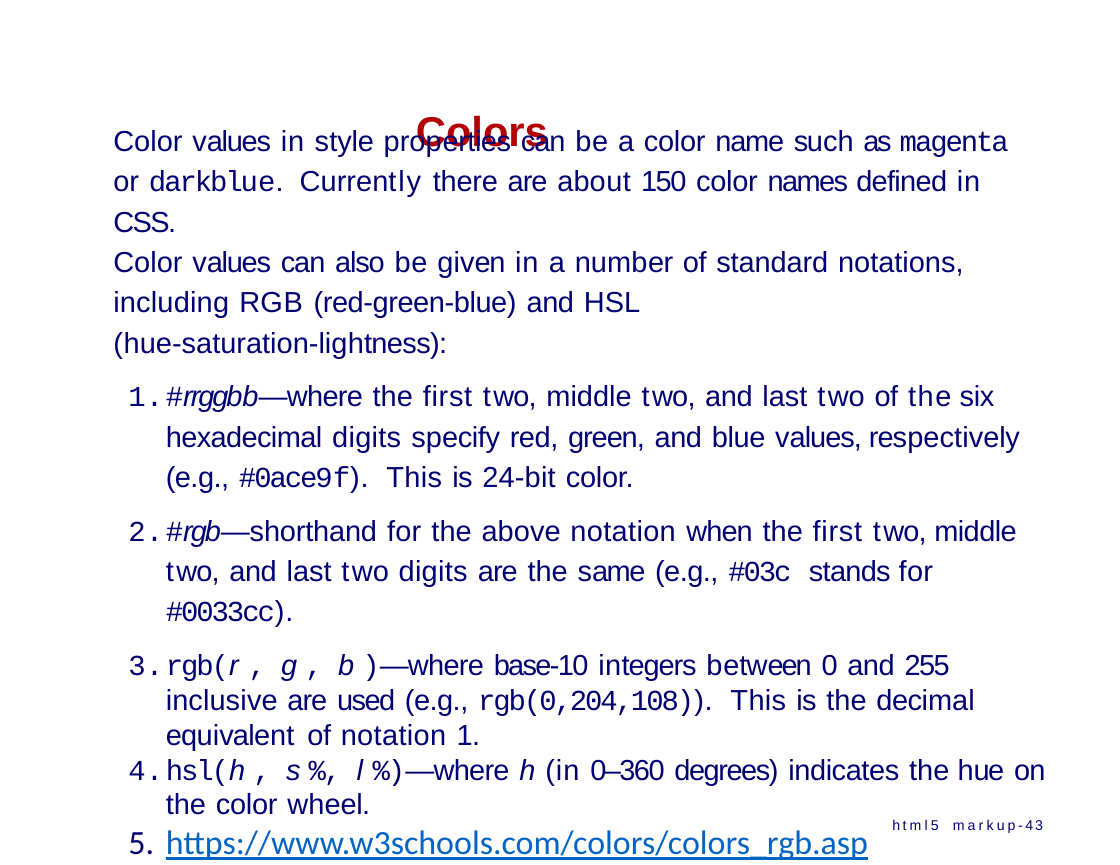
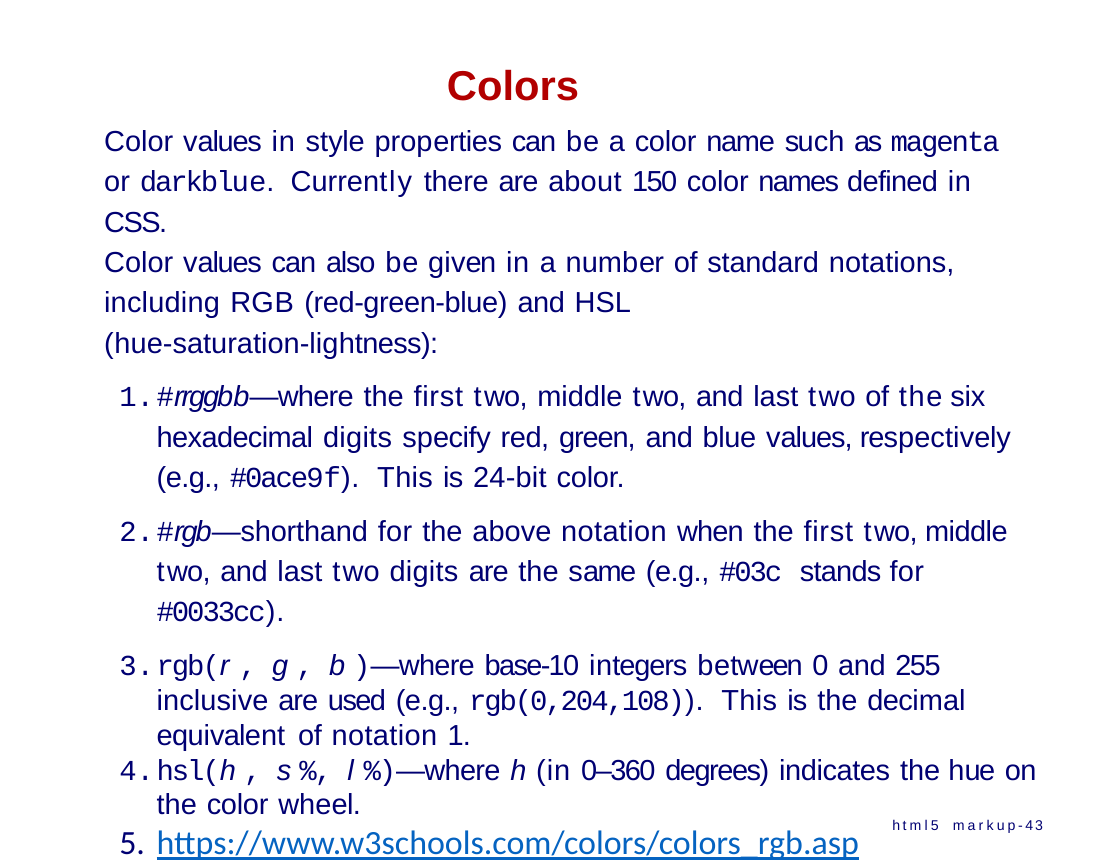
Before and after one commit to ppawar/ppawar.github.io, a slide deck: slide 43 of Spring2020/CSE102-S20/lectures/CSE102_S20_HTML.pptx. Drawn at 1120x865 pixels with LibreOffice and Linux fonts; fonts in the diff are those of the drawing. Boxes give left, top, right and bottom in pixels: in the first picture for what was removed or moved away, otherwise in the second. Text is boxed around its words. In the diff, an @@ line names an element or a change of style, - is before the commit and + after.

```diff
--- a/Spring2020/CSE102-S20/lectures/CSE102_S20_HTML.pptx
+++ b/Spring2020/CSE102-S20/lectures/CSE102_S20_HTML.pptx
@@ title "Colors" rewrapped from (416,115,548,155) to (447,69,579,101) @@
@@ text "Color values in style properties ...": place and size @@
-text "Color values in style properties ..." at (113,128,1045,860)
+text "Color values in style properties ..." at (104,130,1036,860)
```
Also in this commit, not shown: 23 other slides changed, 1 slide added, 1 slide removed, 3 other files.
